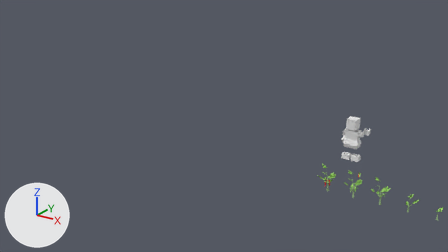
The Blender file crops/bricks/desertBricks.blend, before and after one commit.
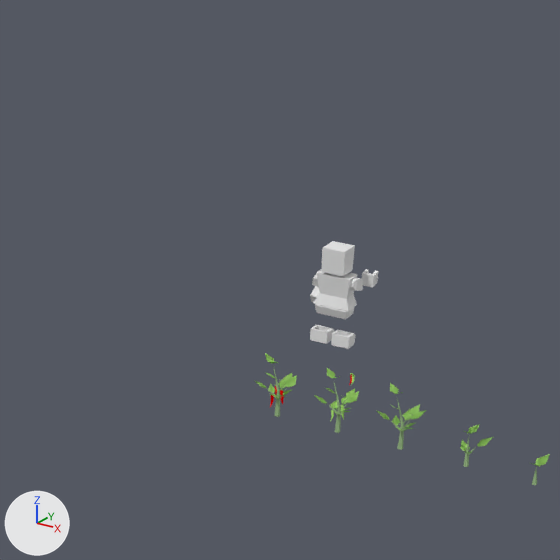
Each version is shown from the file's camera 'Camera', then close up on the part from 47% to 100% of the width and 5% to 100% of the height. The lights are fixed; the arrows at lower left show +X, +Y and +Z. Objects named as collision shapes, trigger or cutter boxes, shadow casters or lower levels of detail are left out.

Objects in the first close-up: 'player_base_Mesh.042', 'stem.014', 'stem.015', 'stem.016', 'stem.031', 'stem.032', 'stem.066'.
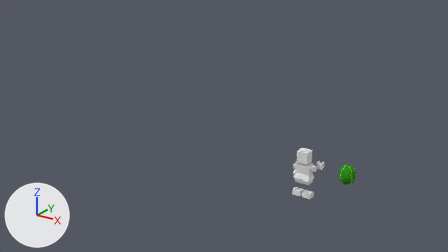
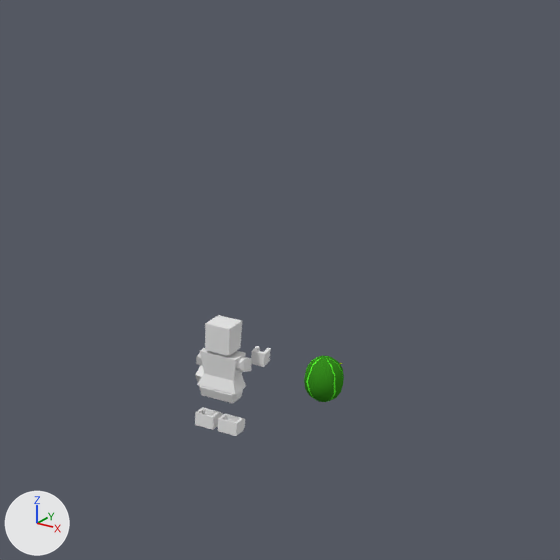
Where the change shows, as pixel boxes (x1, y1, x2, y2) in the close-ups (560 x 560 px):
'player_base_Mesh.042', moved: before (310, 241, 379, 349); after (195, 315, 271, 436)
'Sphere', added (green): after (304, 356, 344, 402)
    faces in mat_green (green #378c1f): (304, 356, 344, 402)
'stem.032', hidden (green): before (255, 353, 297, 417)
'stem.031', hidden (green): before (314, 368, 359, 433)
'stem.014', hidden (green): before (376, 383, 426, 450)
'stem.016', hidden: before (460, 424, 493, 467)
'stem.015', hidden: before (531, 454, 550, 485)
'stem.066', hidden: before (349, 373, 354, 385)

What changed in the scene script:
```text
Add mat_green:
    mat_green = diffuse_material('green')
    mat_green.base_color = (0.0375, 0.264, 0.0138)  # green #368c1f
Add mat_litegreen:
    mat_litegreen = diffuse_material('litegreen')
    mat_litegreen.base_color = (0.125, 1.0, 0.0403)  # green #63ff39
Add me_sphere_002:
    me_sphere_002.from_pydata(...)  # 173 vertices, 194 faces; spans x -1.0..1.0, y -1.0..1.0, z -1.15..1.15
    me_sphere_002.polygons.foreach_set('use_smooth', [True] * 194)
    # faces by material slot: [129, 65]
    me_sphere_002.materials.append(mat_green)  # green #368c1f
    me_sphere_002.materials.append(mat_litegreen)  # green #63ff39
Change ob_stem_067:
    add ob_stem_067.hide_set(True)  # its collection is switched off
Change ob_stem_066:
    ob_stem_066.location: (1.77, -0.9, 1.04) -> (1.57, -0.9, 1.04)
    ob_stem_066.scale: (1.0, 1.0, 1.0) -> (1.2, 1.2, 1.2)
    add ob_stem_066.hide_set(True)  # its collection is switched off
Change ob_stem_032:
    add ob_stem_032.hide_set(True)  # its collection is switched off
Change ob_stem_031:
    add ob_stem_031.hide_set(True)  # its collection is switched off
Change ob_stem_016:
    add ob_stem_016.hide_set(True)  # its collection is switched off
Change ob_stem_015:
    add ob_stem_015.hide_set(True)  # its collection is switched off
Change ob_stem_014:
    add ob_stem_014.hide_set(True)  # its collection is switched off
Change ob_player_base_mesh_042:
    ob_player_base_mesh_042.location: (-0.5, 6.0, 3.1) -> (-0.5, -6.0, 3.1)
Change ob_stem_008:
    remove ob_stem_008.hide_set(True)  # its collection is switched off
Add ob_sphere:
    ob_sphere = bpy.data.objects.new('Sphere', me_sphere_002)
    ob_sphere.location = (0.0, 0.0, 0.0)
```
